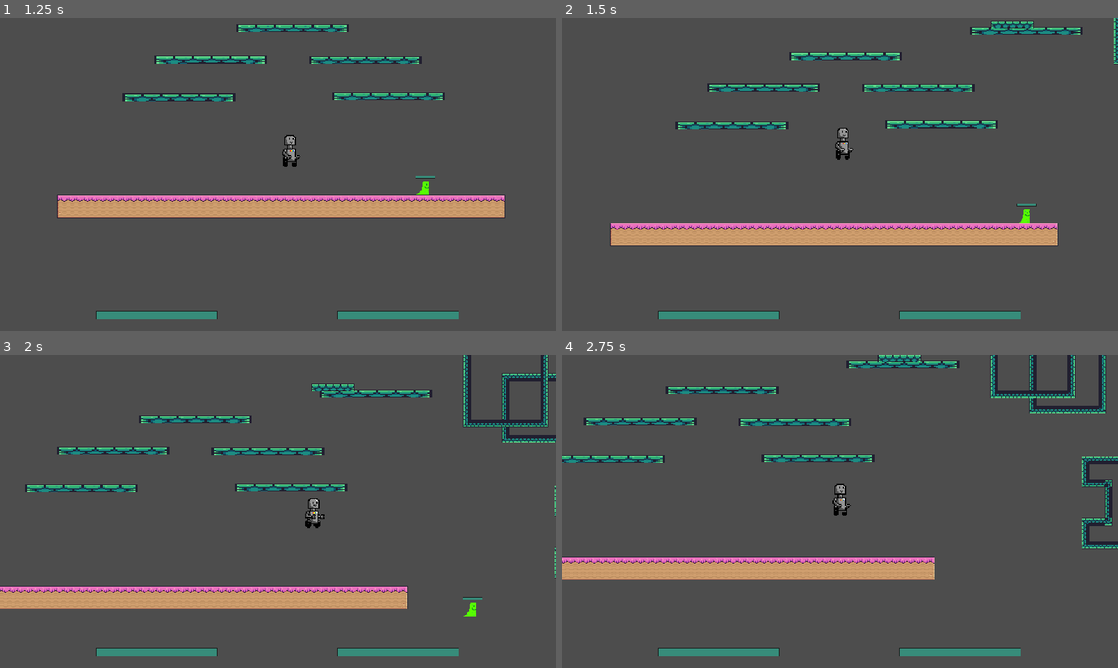
Above: before the commit, frames 1-4 (two rows, left to right).
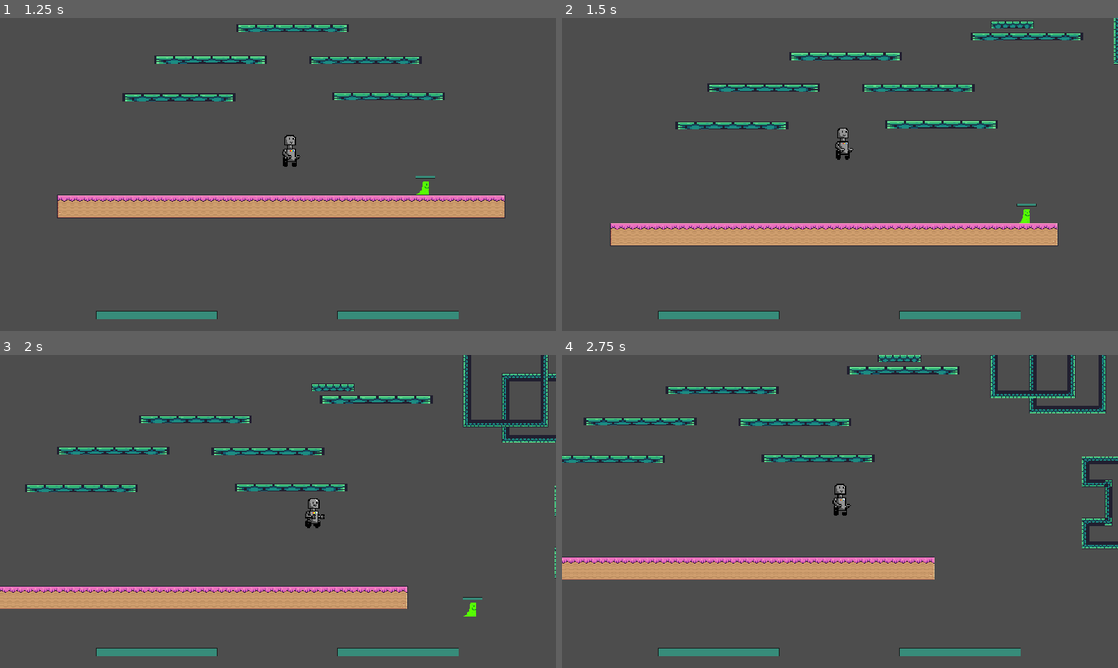
Above: after the commit, the same moments.

Repository: fancyamazon/Beat-the-Bot
Game: Godot game, scene res://scenes/game.tscn
Same seed, same stepped clock (60 frames per second), same inputs: the game is played once before the commit and once after it.
Inputs (mouse positions are in pixels of both pictures, inside the frame that each line leads up to):
- Up to frame 1 (1.25 s): move the mouse to (400, 158) at 0.52 s; hold L (enemy_right) from 0.53 s (still down); tap Tab (dash) at 0.6 s; tap Space (jump) at 0.77, 0.8, 1.07 s
- Up to frame 2 (1.5 s): keep holding L (enemy_right); move the mouse to (728, 190) at 1.27 s; tap Space (jump) at 1.35 s
- Up to frame 3 (2 s): keep holding L (enemy_right); tap Space (jump) at 1.52, 1.82 s; tap Tab (dash) at 1.55 s
- Up to frame 4 (2.75 s): move the mouse to (895, 442) at 2.02 s; release L (enemy_right) at 2.03 s; hold J (enemy_left) from 2.03 s (still down); tap Q (attack) at 2.1 s; tap Space (jump) at 2.3 s

Frame 1 is identical in both runs. In frame 2, 0.8% of the frame differs, in the area x 73-94%, y 2-8%; in frame 3, 0.9%, in the area x 57-78%, y 11-16%; in frame 4, 0.8%.

Commit message:
pulling most recent version

Diff:
--- a/platformer2/scenes/game.tscn
+++ b/platformer2/scenes/game.tscn
@@ -388,7 +388,7 @@
 position = Vector2(48.4033, -88.0899)
 
 [node name="platform6" parent="main_platforms" instance=ExtResource("3_7lvvc")]
-position = Vector2(125.302, -120.739)
+position = Vector2(125.507, -113.347)
 
 [node name="platform7" parent="main_platforms" instance=ExtResource("3_7lvvc")]
 position = Vector2(156.319, -194.66)
--- a/platformer2/scripts/fighter.gd
+++ b/platformer2/scripts/fighter.gd
@@ -157,7 +157,7 @@
 		strafe_direction = input_dir
 
 	# Apply velocity based on input_dir, but without flipping the sprite
-	velocity.x = 1.5*input_dir * SPEED #move speed is a variable
+	velocity.x = 3*input_dir * SPEED #move speed is a variable
 	#velocity = move_and_slide(velocity, Vector2.UP) #or however you apply velocity
 
 
--- a/platformer2/scripts/passive_bot.gd
+++ b/platformer2/scripts/passive_bot.gd
@@ -11,7 +11,7 @@
 
 func decide_actions():
 	if jump_this_frame:
-		action_jump() # jummping every frame wastes the double jump
+		#action_jump() # jummping every frame wastes the double jump
 		jump_this_frame = false
 	if attacking:
 		action_melee()
@@ -113,15 +113,15 @@
 
 func _on_above_sensor_area_entered(area: Area2D) -> void:
 	if area.is_in_group("hurtbox"):
-		#action_walk(1)
-		pass
-		#action_dash() # bot loves throwing itself off walls
-		#if position.x < -1326:
-			#action_walk(1)
-			#action_dash() # Replace with function body.
-			#action_walk(0)
-		#else:
-			#action_walk(-1)
-			#action_dash()
-			#action_walk(0)
+		action_walk(1)
+		#pass
+		action_dash() # bot loves throwing itself off walls
+		if position.x < -1326:
+			action_walk(1)
+			action_dash() # Replace with function body.
+			action_walk(0)
+		else:
+			action_walk(-1)
+			action_dash()
+			action_walk(0)
 # again, signals mess with physics - bot will not move if action_walk is put like this in a signal
